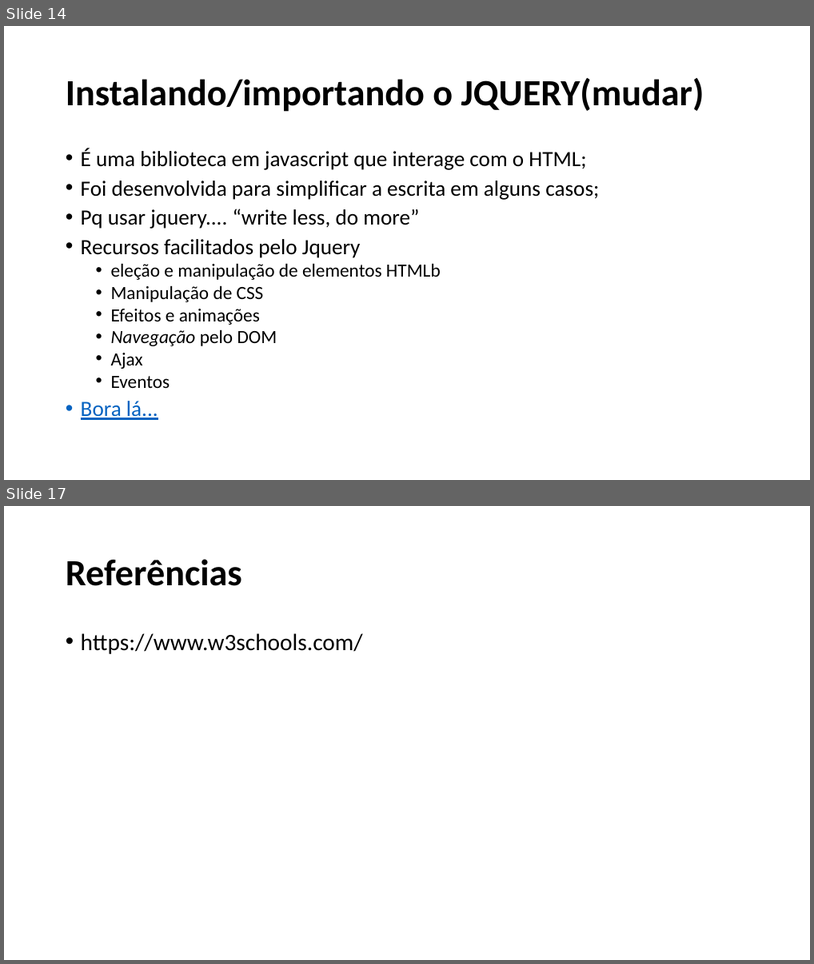
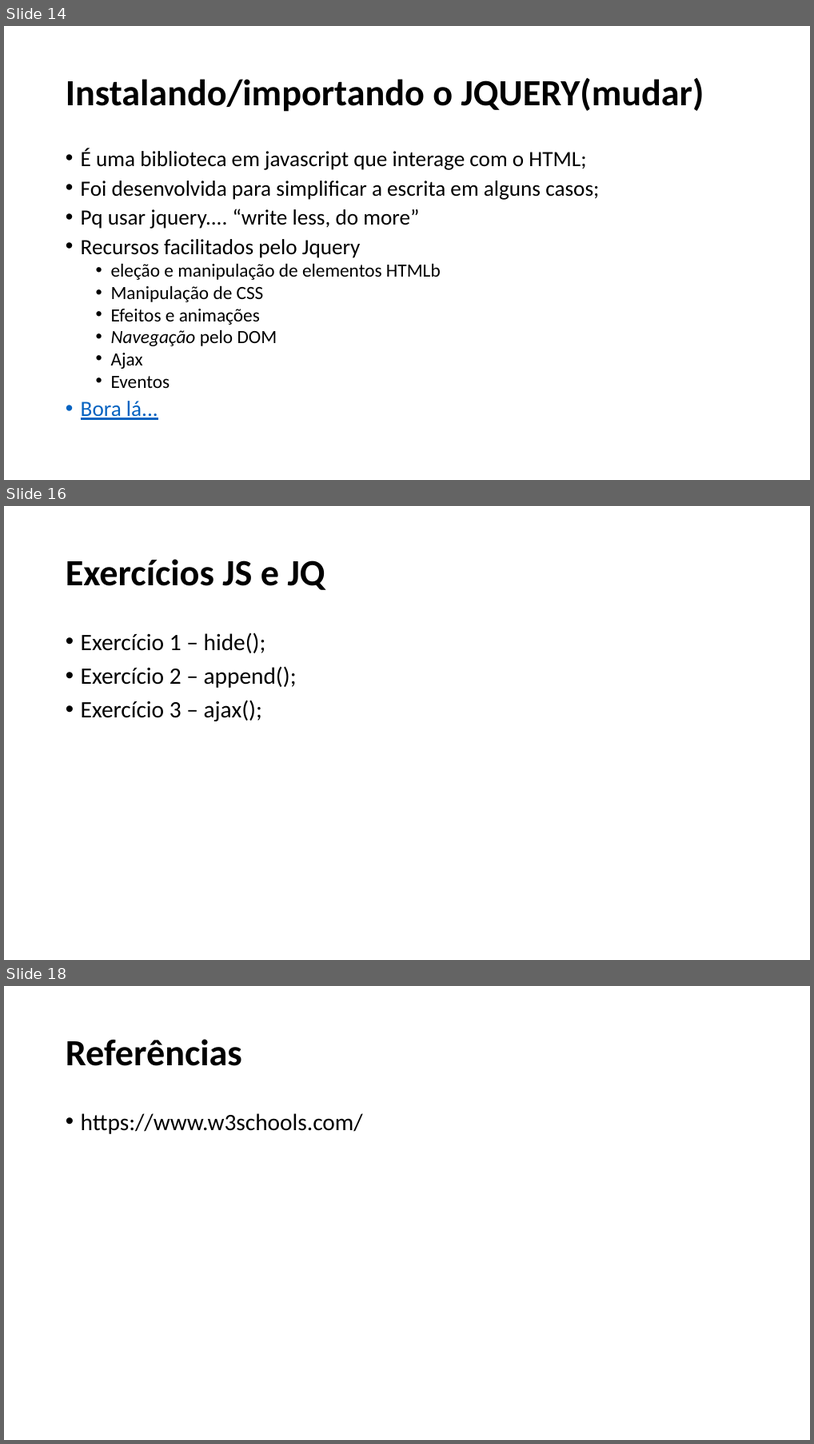
Before and after one commit to vinicius-vasconcelos/Infoeste2019, a slide deck: slides/Vinicius_Infoeste_2019.pptx. Shown one above the other, each under a label of ours: slides 14 and 17 before the commit, slides 14, 16 and 18 after it; the slides between them are not shown. The pictures are 814x964 and 814x1444 pixels, drawn with LibreOffice and Linux fonts; fonts in the diff are those of the drawing. Boxes give left, top, right and bottom in pixels: in the first picture for what was removed or moved away, otherwise in the second. Text is boxed around its words. In the diff, an @@ line names an element or a change of style, - is before the commit and + after.

```diff
--- a/slides/Vinicius_Infoeste_2019.pptx
+++ b/slides/Vinicius_Infoeste_2019.pptx
@@ slide 16 added at (x1=4, y1=506, x2=810, y2=960), background #FFFFFF @@
@@ title added at (x1=66, y1=559, x2=326, y2=590), 44 pt, text #000000, bold @@
+Exercícios JS e JQ
@@ text added at (x1=81, y1=632, x2=297, y2=721), 28 pt, text #000000 @@
+• Exercício 1 – hide();
+• Exercício 2 – append();
+• Exercício 3 – ajax();
@@ what was slide 17 is now slide 18 @@
```
Also in this commit, not shown: 4 slides changed, 1 other slide added, 1 slide removed, 1 other file.
